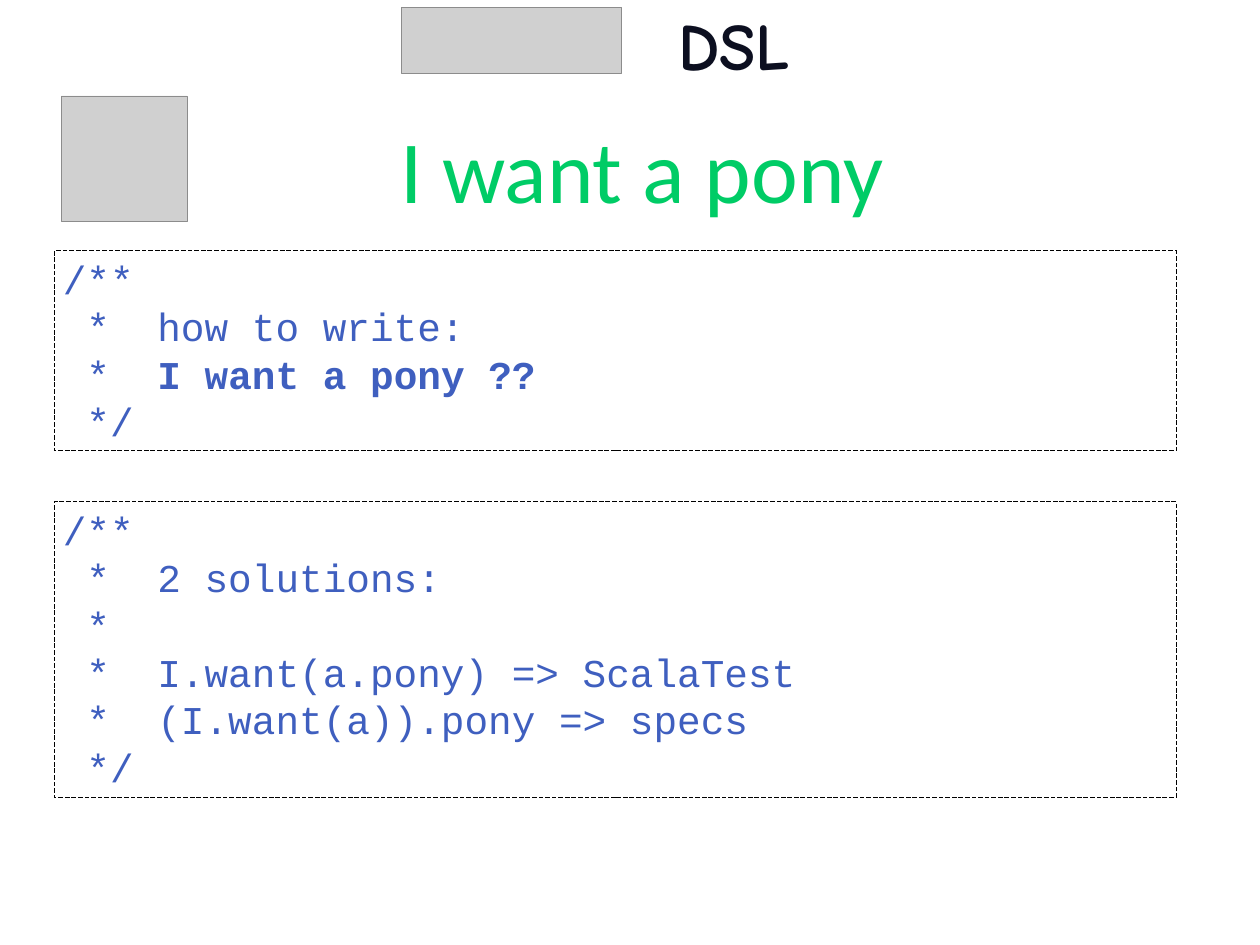
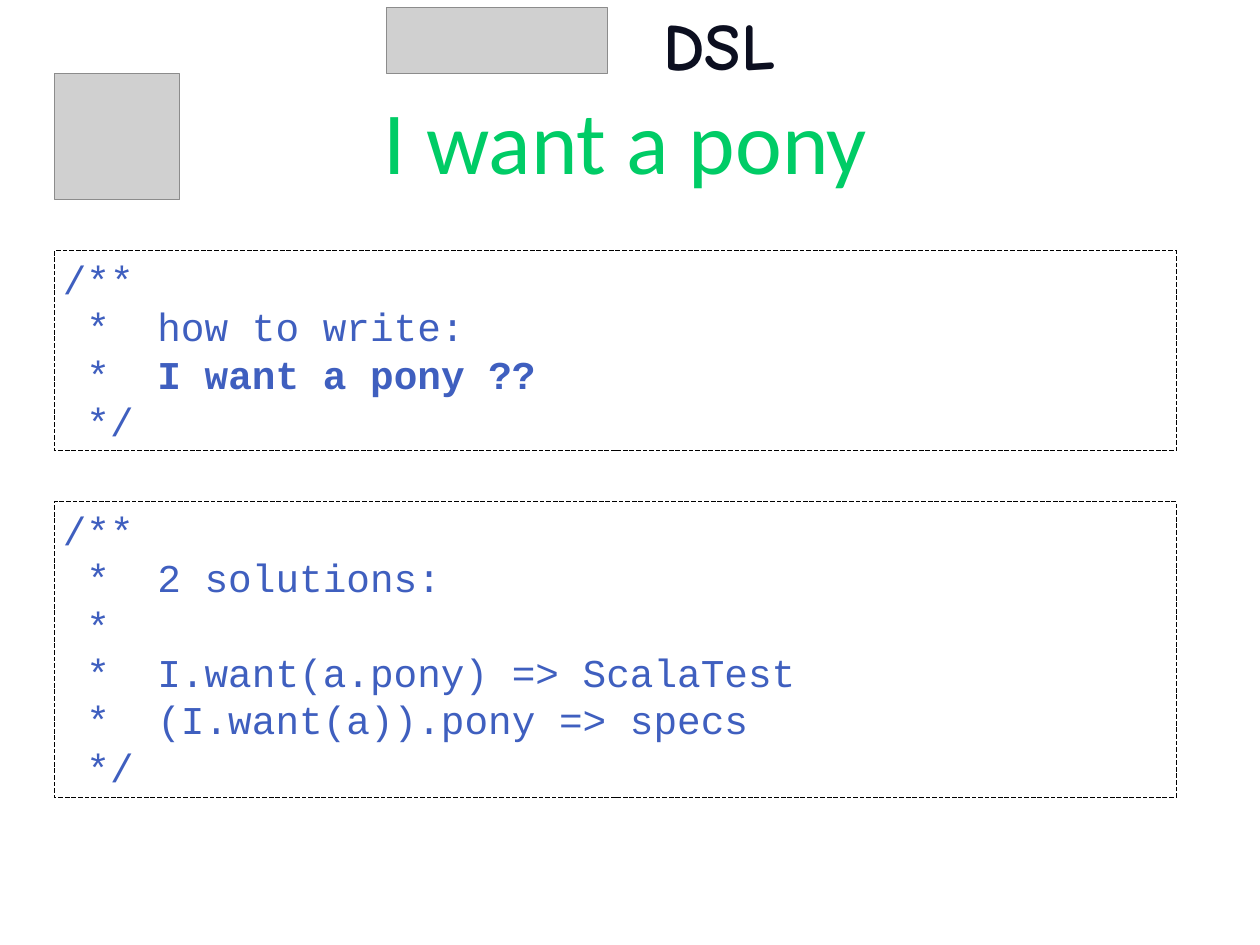
Before and after one commit to etorreborre/oscon-2010, a slide deck: slide 71 of src/main/resources/oscon_2010_specs.pptx. Drawn at 1260x945 pixels with LibreOffice and Linux fonts; fonts in the diff are those of the drawing; grey boxes stand for pictures; background and template pictures are left out. Boxes give left, top, right and bottom in pixels: in the first picture for what was removed or moved away, otherwise in the second. Text is boxed around its words. In the diff, an @@ line names an element or a change of style, - is before the commit and + after.

```diff
--- a/src/main/resources/oscon_2010_specs.pptx
+++ b/src/main/resources/oscon_2010_specs.pptx
@@ title "DSL": place and size @@
-title "DSL" at box(678, 25, 790, 71)
+title "DSL" at box(663, 25, 775, 71)
@@ picture: place and size @@
-picture at box(401, 7, 622, 73)
+picture at box(386, 7, 607, 73)
@@ picture: place and size @@
-picture at box(61, 96, 187, 222)
+picture at box(54, 74, 180, 199)
@@ text "I want a pony": place and size @@
-text "I want a pony" at box(400, 146, 883, 218)
+text "I want a pony" at box(384, 117, 867, 189)
```
Also in this commit, not shown: 47 other slides changed, 1 slide removed.
